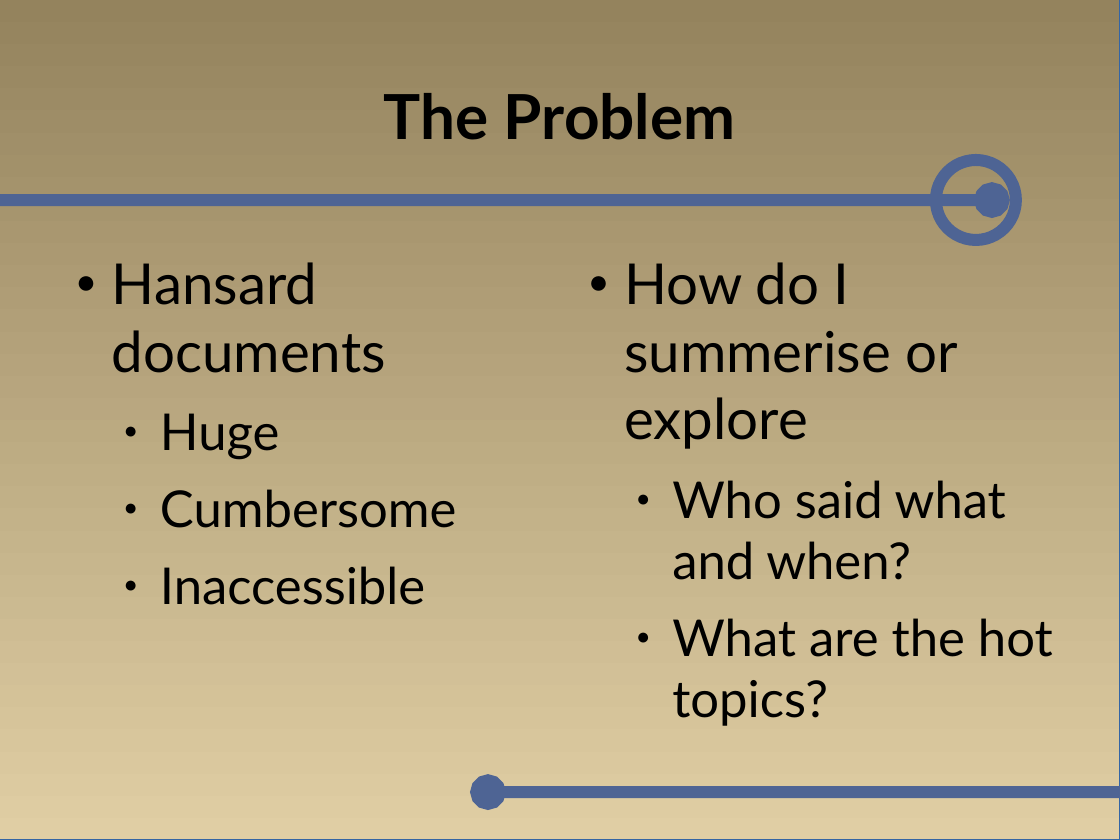
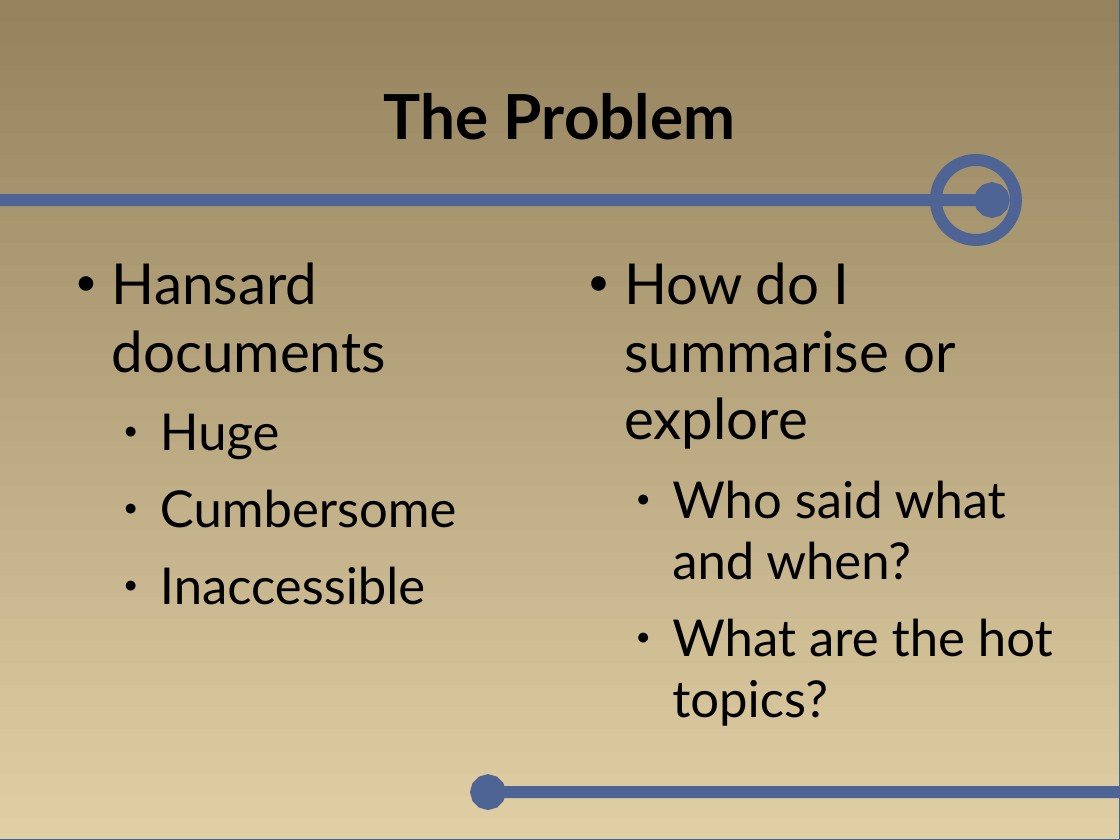
Before and after one commit to GothAck/Parliament-Hack-Weekend, a slide deck: slide 2 of assets/presentation.odp. Drawn at 1120x840 pixels with LibreOffice and Linux fonts; fonts in the diff are those of the drawing; background and template pictures are left out. Boxes give left, top, right and bottom in pixels: in the first picture for what was removed or moved away, otherwise in the second. Text is boxed around its words. In the diff, an @@ line names an element or a change of style, - is before the commit and + after.

```diff
--- a/assets/presentation.odp
+++ b/assets/presentation.odp
@@ text at bbox=[624, 262, 957, 449]: text changed @@
-● How do I summerise or explore
+● How do I summarise or explore
```
Also in this commit, not shown: 3 other slides changed.
